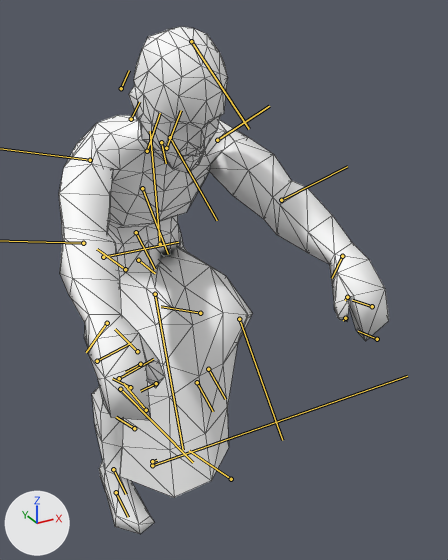
Two versions of the FBX model media/Anims_X/BikeRun.fbx, one commit apart.
Both versions are drawn from a 50 mm lens placed at (-36.6, -97.0, 102.0), pointed at (8.2, -15.6, 61.3). The lights are fixed; the arrows at lower left show +X, +Y and +Z. Both versions are drawn at frame 20 of the action 'BikeRun'; the numbers are the values there. The bones that bend it are drawn over the model as lines. Mesh edges are drawn as thin lines.

Objects in the first picture: 'Body'.
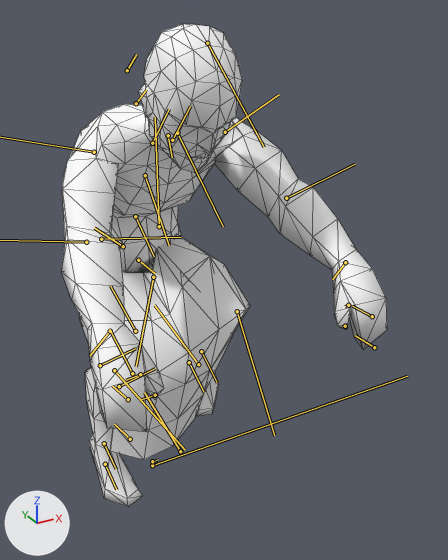
What differs and where, as boxes [x1, y1, x2, y2] in the pictures (448 x 560 px):
'Body', posed
    before: [59, 27, 389, 534]
    after: [61, 24, 387, 507]
bone 'Bip01_Spine', root to tip
    before: (136, 232) to (155, 269)
    after: (135, 216) to (154, 256)
bone 'Bip01_R_Hand', root to tip
    before: (107, 323) to (86, 352)
    after: (110, 331) to (90, 355)
bone 'Bip01_DressBack', root to tip
    before: (125, 269) to (97, 249)
    after: (123, 246) to (94, 228)
bone 'Bip01_DressBack02', root to tip
    before: (137, 351) to (115, 329)
    after: (135, 331) to (110, 286)
bone 'Bip01_DressFront', root to tip
    before: (155, 294) to (183, 450)
    after: (153, 277) to (136, 366)
bone 'Bip01_DressFront02', root to tip
    before: (200, 313) to (161, 306)
    after: (198, 364) to (154, 305)

What the commit changed:
Bone 'Bip01_Spine' (bone_bip01_spine) moves from (0.0, 0.0, 0.0) to (3.1, 0.8, 0.0).
Bone 'Bip01_Spine' (bone_bip01_spine) turns from (0, 0, 33) to (0, 0, 39) degrees about its own x, y and z.
Bone 'Bip01_R_Hand' (bone_bip01_r_hand) turns from (-8, -15, -1) to (-5, -10, -3) degrees about its own x, y and z.
Bone 'Bip01_DressBack' (bone_bip01_dressback) moves from (0.0, 0.0, 0.0) to (-4.8, 0.1, 0.0).
Bone 'Bip01_DressBack02' (bone_bip01_dressback02) turns from (0, 0, 0) to (0, 0, 26) degrees about its own x, y and z.
Bone 'Bip01_DressFront' (bone_bip01_dressfront) moves from (0.0, 0.0, 0.0) to (-3.3, 0.2, 0.0).
Bone 'Bip01_DressFront' (bone_bip01_dressfront) turns from (0, 0, -106) to (0, 0, -63) degrees about its own x, y and z.
Bone 'Bip01_DressFront02' (bone_bip01_dressfront02) turns from (0, 0, 86) to (0, 0, 79) degrees about its own x, y and z.
